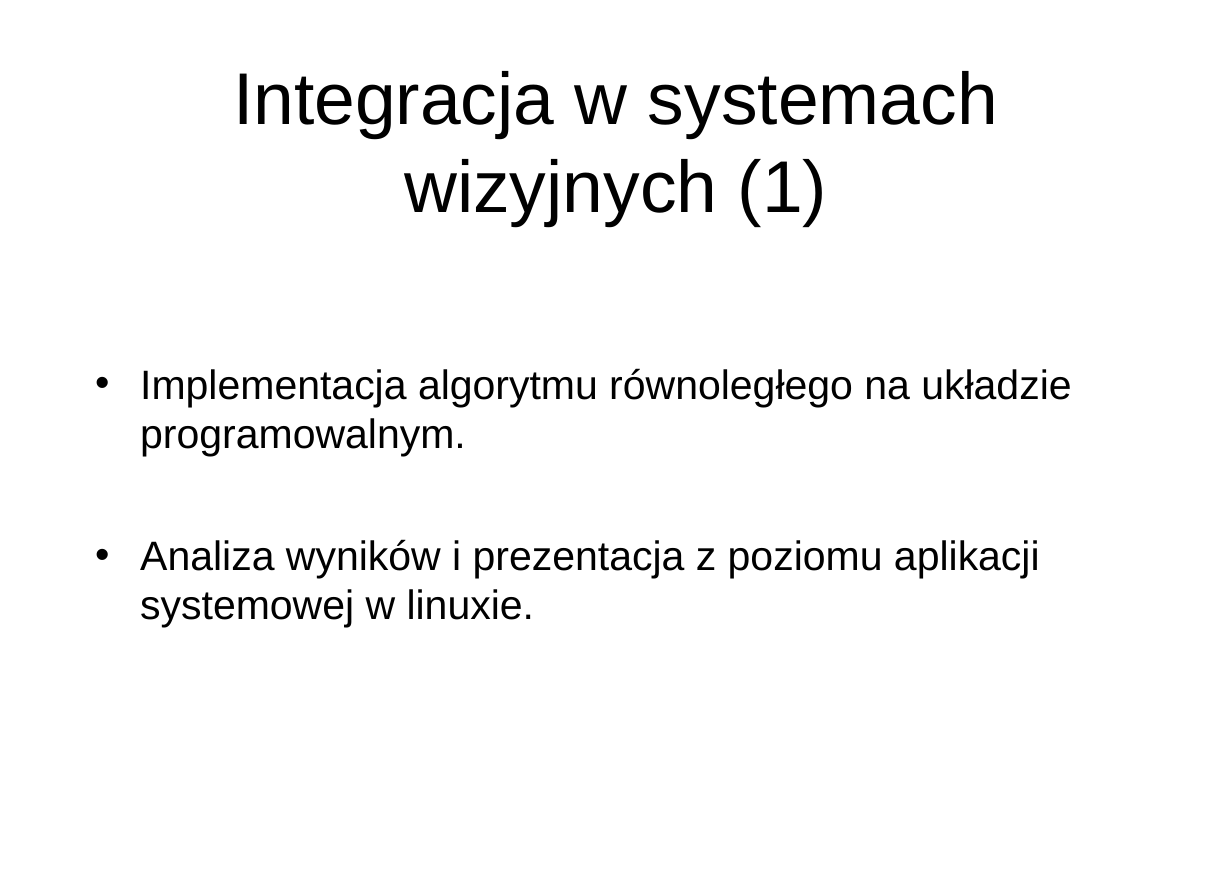
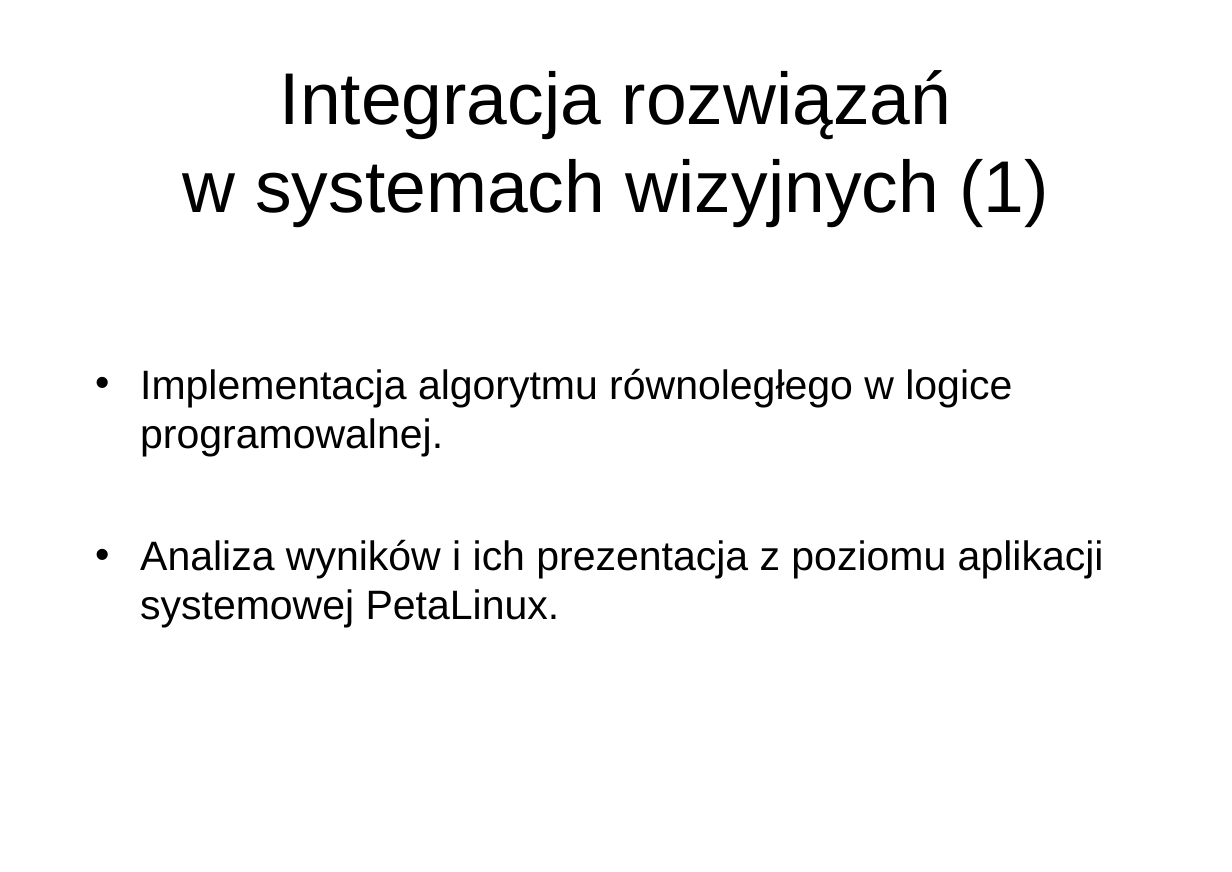
Before and after one commit to wgml/magister-doc, a slide deck: slide 7 of prezentacja.pptx. Drawn at 1232x872 pixels with LibreOffice and Linux fonts; fonts in the diff are those of the drawing; background and template pictures are left out. Boxes give left, top, right and bottom in pixels: in the first picture for what was removed or moved away, otherwise in the second. Text is boxed around its words. In the diff, an @@ line names an element or a change of style, - is before the commit and + after.

Commit message:
Prezentacja v.2

```diff
--- a/prezentacja.pptx
+++ b/prezentacja.pptx
@@ title at <box>182,70,1049,226</box>: text changed @@
-Integracja w systemach wizyjnych (1)
+Integracja rozwiązań
+w systemach wizyjnych (1)
@@ text at <box>140,368,1104,628</box>: text changed @@
-• Implementacja algorytmu równoległego na układzie programowalnym.
-• Analiza wyników i prezentacja z poziomu aplikacji systemowej w linuxie.
+• Implementacja algorytmu równoległego w logice programowalnej.
+• Analiza wyników i ich prezentacja z poziomu aplikacji systemowej PetaLinux.
```
Also in this commit, not shown: 8 other slides changed, 1 slide added, 1 other file.
